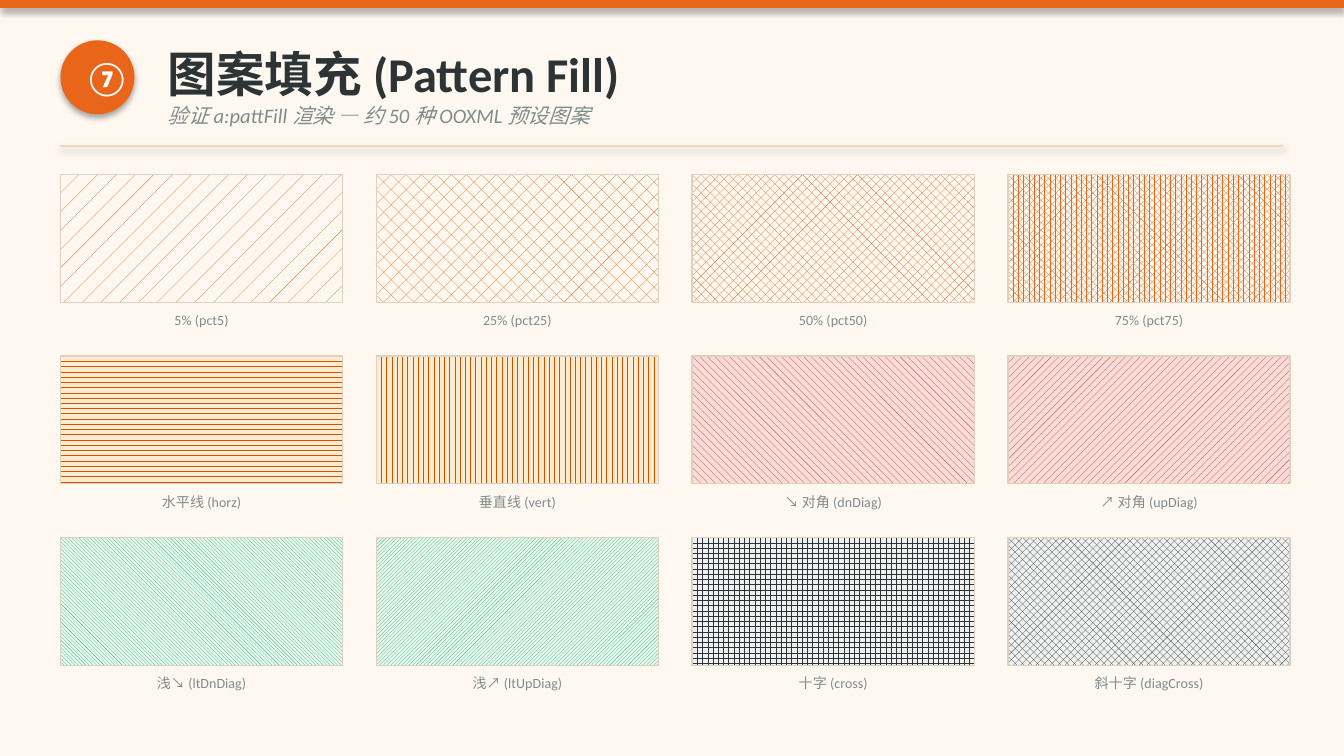
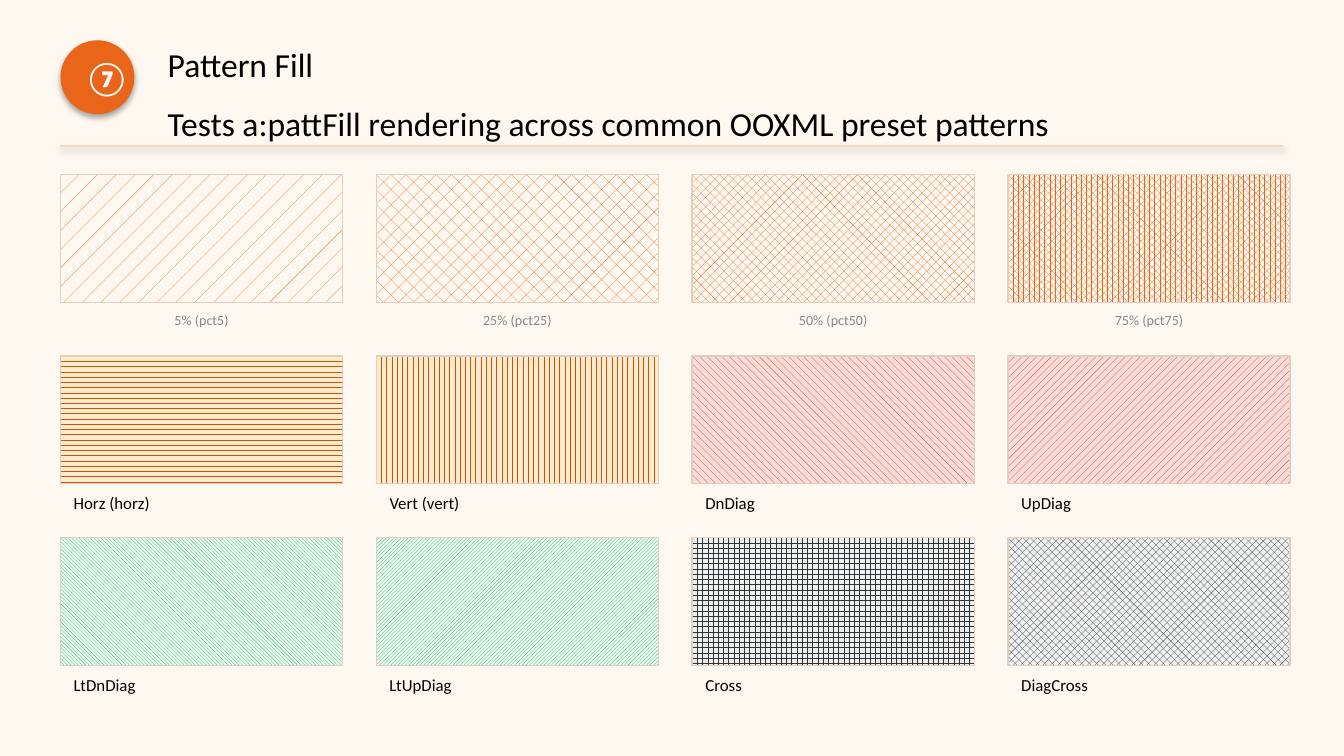
Before and after one commit to NingYuM/NingYuM.github.io, a slide deck: slide 12 of viewer-examples/samples/05-preview.pptx. Drawn at 1344x756 pixels with LibreOffice and Linux fonts; fonts in the diff are those of the drawing. Boxes give left, top, right and bottom in pixels: in the first picture for what was removed or moved away, otherwise in the second. Text is boxed around its words. In the diff, an @@ line names an element or a change of style, - is before the commit and + after.

```diff
--- a/viewer-examples/samples/05-preview.pptx
+++ b/viewer-examples/samples/05-preview.pptx
@@ rectangle removed at [0,0,1344,8] @@
@@ text at [168,53,313,78]: text changed; size 26 to 18 pt; text colour #2D3436 to #000000; bold off @@
-图案填充 (Pattern Fill)
+Pattern Fill
@@ text at [168,112,1049,142]: text changed; size 11 to 18 pt; text colour #7F8C8D to #000000; italic off @@
-验证 a:pattFill 渲染 — 约 50 种 OOXML 预设图案
+Tests a:pattFill rendering across common OOXML preset patterns
@@ text at [74,497,149,511]: text changed; size 7.5 to 9 pt; text colour #7F8C8D to #000000 @@
-水平线 (horz)
+Horz (horz)
@@ text at [390,497,459,511]: text changed; size 7.5 to 9 pt; text colour #7F8C8D to #000000 @@
-垂直线 (vert)
+Vert (vert)
@@ text at [705,497,754,512]: text changed; size 7.5 to 9 pt; text colour #7F8C8D to #000000 @@
-↘ 对角 (dnDiag)
+DnDiag
@@ text at [1021,497,1071,512]: text changed; size 7.5 to 9 pt; text colour #7F8C8D to #000000 @@
-↗ 对角 (upDiag)
+UpDiag
@@ text at [74,679,136,694]: text changed; size 7.5 to 9 pt; text colour #7F8C8D to #000000 @@
-浅↘ (ltDnDiag)
+LtDnDiag
@@ text at [389,679,451,694]: text changed; size 7.5 to 9 pt; text colour #7F8C8D to #000000 @@
-浅↗ (ltUpDiag)
+LtUpDiag
@@ text at [705,680,742,691]: text changed; size 7.5 to 9 pt; text colour #7F8C8D to #000000 @@
-十字 (cross)
+Cross
@@ text at [1021,679,1088,694]: text changed; size 7.5 to 9 pt; text colour #7F8C8D to #000000 @@
-斜十字 (diagCross)
+DiagCross
```
Also in this commit, not shown: 8 other slides changed, 20 other files.
